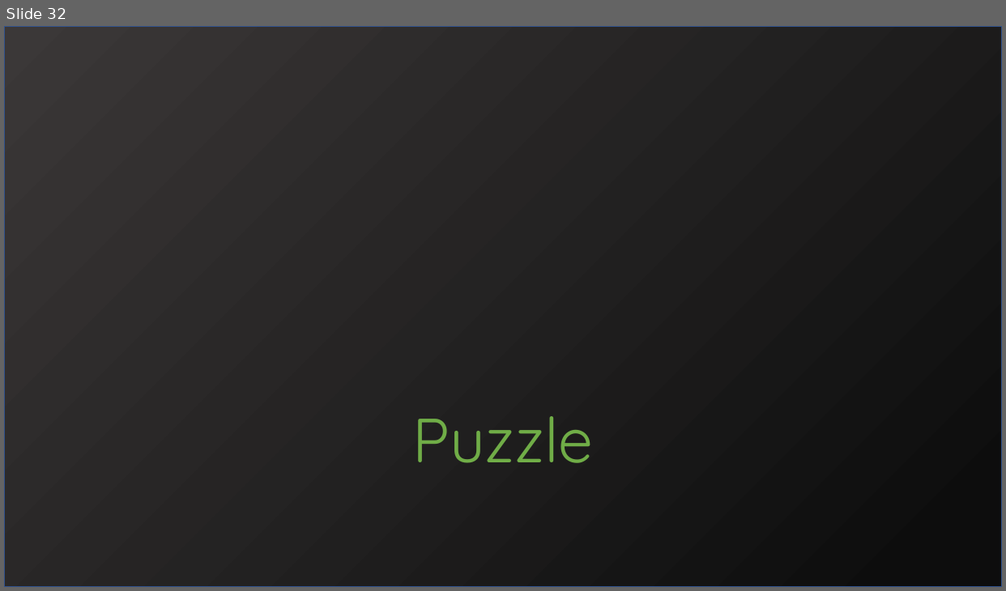
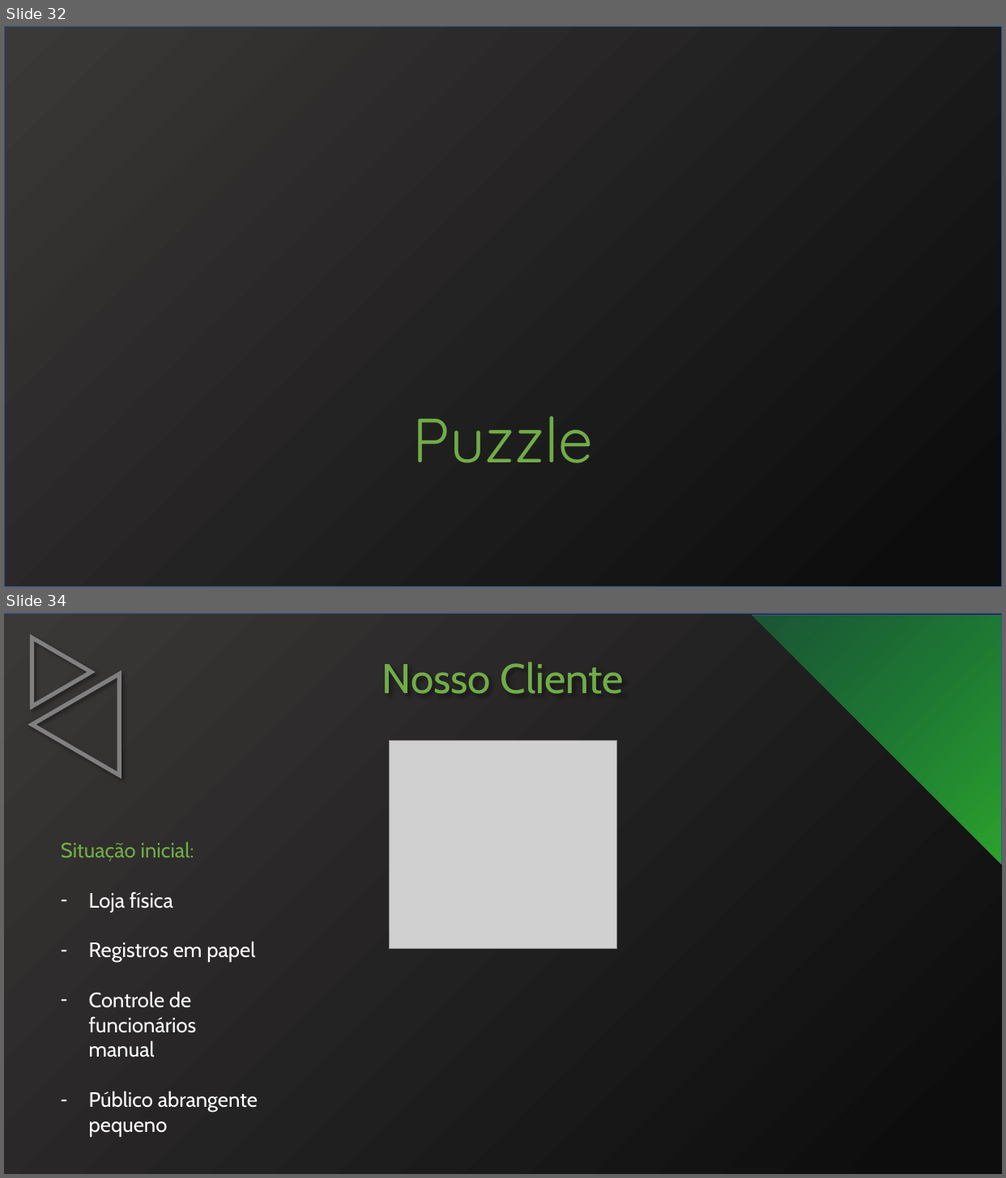
Before and after one commit to SamuelHiroyuki/Scrolls, a slide deck: Apresentação.pptx. Shown one above the other, each under a label of ours: slide 32 before the commit, slides 32 and 34 after it; the slides between them are not shown. The pictures are 1006x591 and 1006x1178 pixels, drawn with LibreOffice and Linux fonts; fonts in the diff are those of the drawing; grey boxes stand for pictures. Boxes give left, top, right and bottom in pixels: in the first picture for what was removed or moved away, otherwise in the second. Text is boxed around its words. In the diff, an @@ line names an element or a change of style, - is before the commit and + after.

```diff
--- a/Apresentação.pptx
+++ b/Apresentação.pptx
@@ slide 34 added at (4,613,1002,1174), background #FFFFFF @@
@@ rectangle added at (4,613,1002,1174), fill gradient #3B3838 to #0D0D0D, outline #325491 1 pt @@
@@ freeform shape added at (4,615,1002,1174), fill gradient #3B3838 to #0D0D0D @@
@@ rectangle added at (620,615,1002,954), fill gradient #37B62A to #08A35C, outline #325491 1 pt @@
@@ triangle added at (32,637,91,706), outline #808080 4 pt @@
@@ triangle added at (32,675,119,776), outline #808080 4 pt @@
@@ text added at (382,662,624,694), 40 pt, text #70AD47 @@
+Nosso Cliente
@@ picture added at (390,740,617,948) @@
@@ text added at (61,842,258,1137), 20 pt, text #FFFFFF @@
+Situação inicial:
+– Loja física
+– Registros em papel
+– Controle de funcionários manual
+– Público abrangente pequeno
```
Also in this commit, not shown: 3 slides changed, 6 other slides added, 1 other file.
